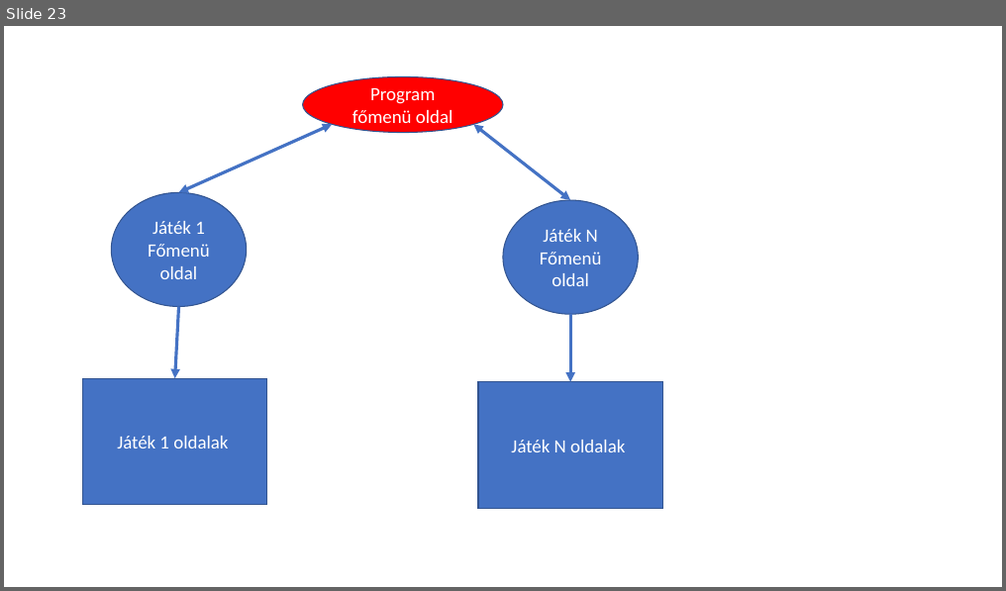
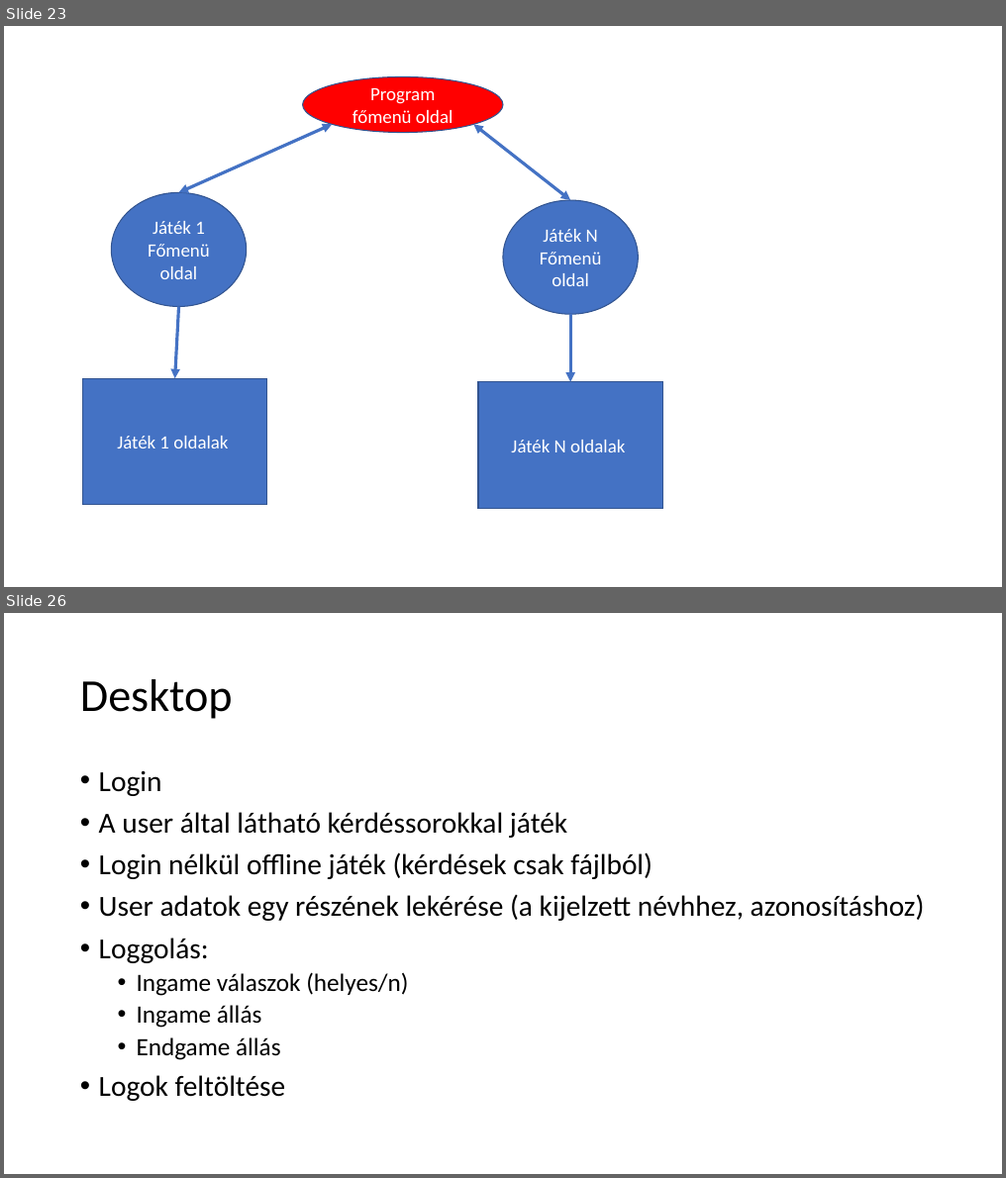
Before and after one commit to ombolics/AllOrNothing, a slide deck: Planning/látványterv.pptx. Shown one above the other, each under a label of ours: slide 23 before the commit, slides 23 and 26 after it; the slides between them are not shown. The pictures are 1006x591 and 1006x1178 pixels, drawn with LibreOffice and Linux fonts; fonts in the diff are those of the drawing. Boxes give left, top, right and bottom in pixels: in the first picture for what was removed or moved away, otherwise in the second. Text is boxed around its words. In the diff, an @@ line names an element or a change of style, - is before the commit and + after.

```diff
--- a/Planning/látványterv.pptx
+++ b/Planning/látványterv.pptx
@@ slide 26 added at [4, 613, 1002, 1174], background #FFFFFF @@
@@ title added at [80, 679, 233, 719], 44 pt, text #000000 @@
+Desktop
@@ text added at [99, 770, 925, 1101], 28 pt, text #000000 @@
+• Login
+• A user által látható kérdéssorokkal játék
+• Login nélkül offline játék (kérdések csak fájlból)
+• User adatok egy részének lekérése (a kijelzett névhhez, azonosításhoz)
+• Loggolás:
+  • Ingame válaszok (helyes/n)
+  • Ingame állás
+  • Endgame állás
+• Logok feltöltése
```
Also in this commit, not shown: 4 other slides added, 1 slide removed, 19 other files.
